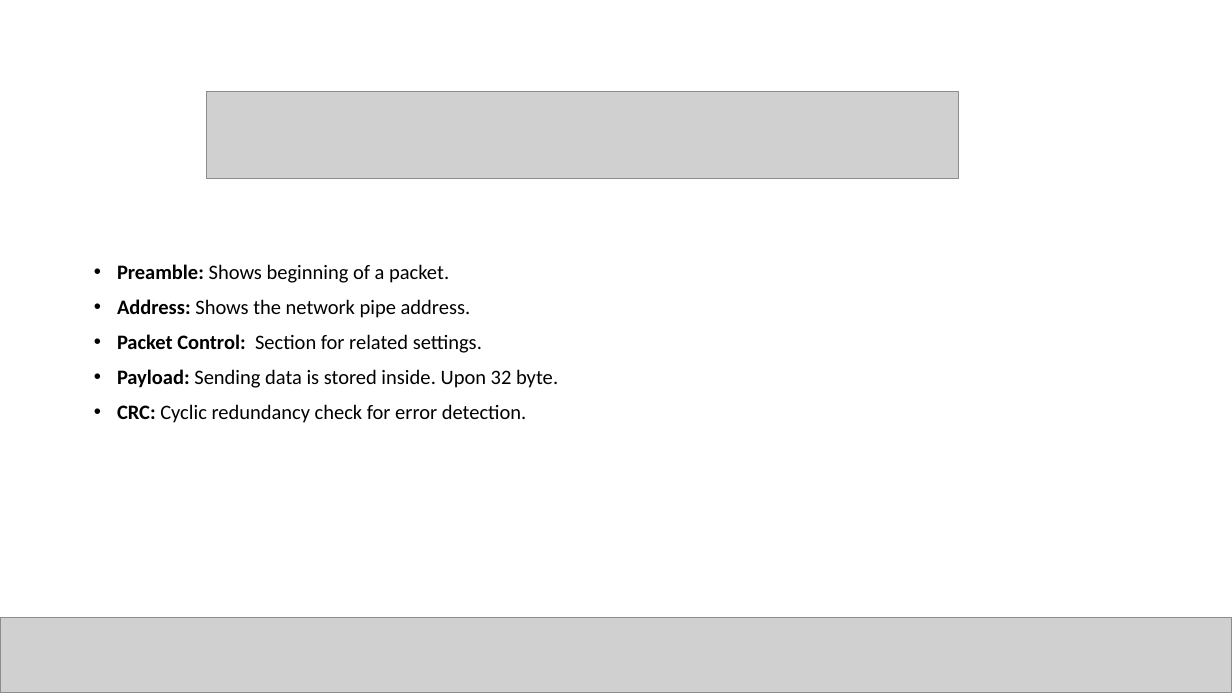
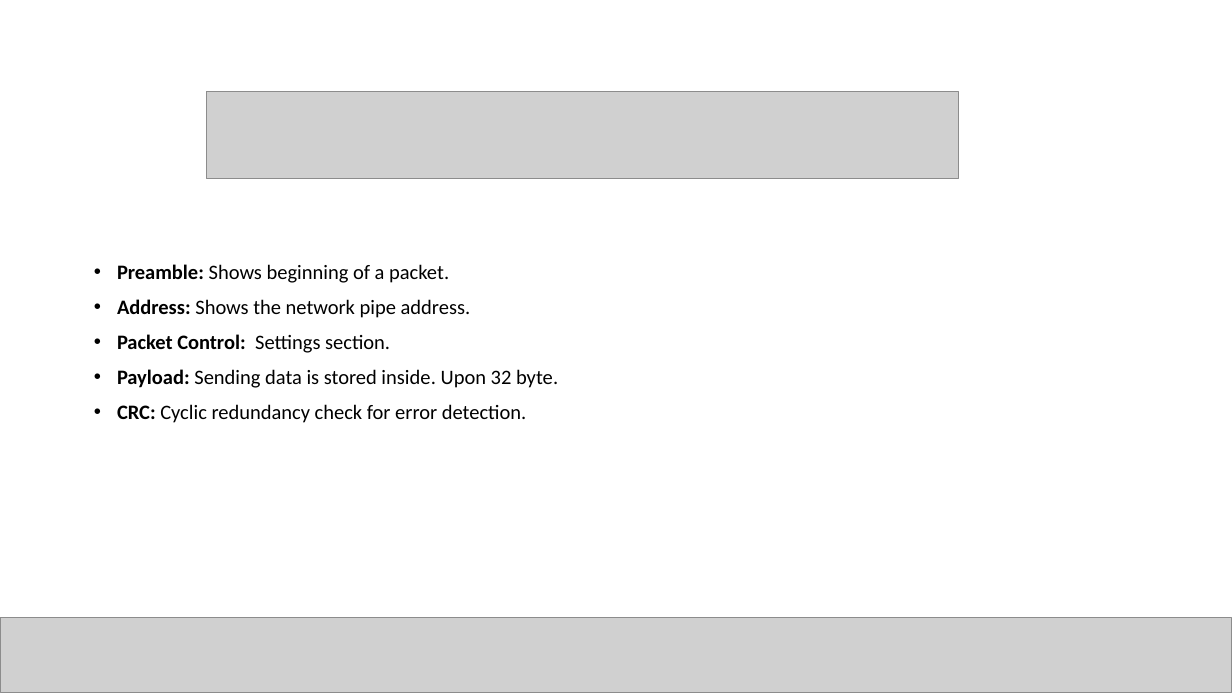
Before and after one commit to canerpotur/TROY-TECH, a slide deck: slide 11 of Troy Tech - Presentation/TROY - Kağan.pptx. Drawn at 1232x693 pixels with LibreOffice and Linux fonts; fonts in the diff are those of the drawing; grey boxes stand for pictures. Boxes give left, top, right and bottom in pixels: in the first picture for what was removed or moved away, otherwise in the second. Text is boxed around its words. In the diff, an @@ line names an element or a change of style, - is before the commit and + after.

```diff
--- a/Troy Tech - Presentation/TROY - Kağan.pptx
+++ b/Troy Tech - Presentation/TROY - Kağan.pptx
@@ text at bbox=[117, 334, 390, 353]: text changed @@
-• Packet Control: Section for related settings.
+• Packet Control: Settings section.
```
Also in this commit, not shown: 4 other slides changed.
